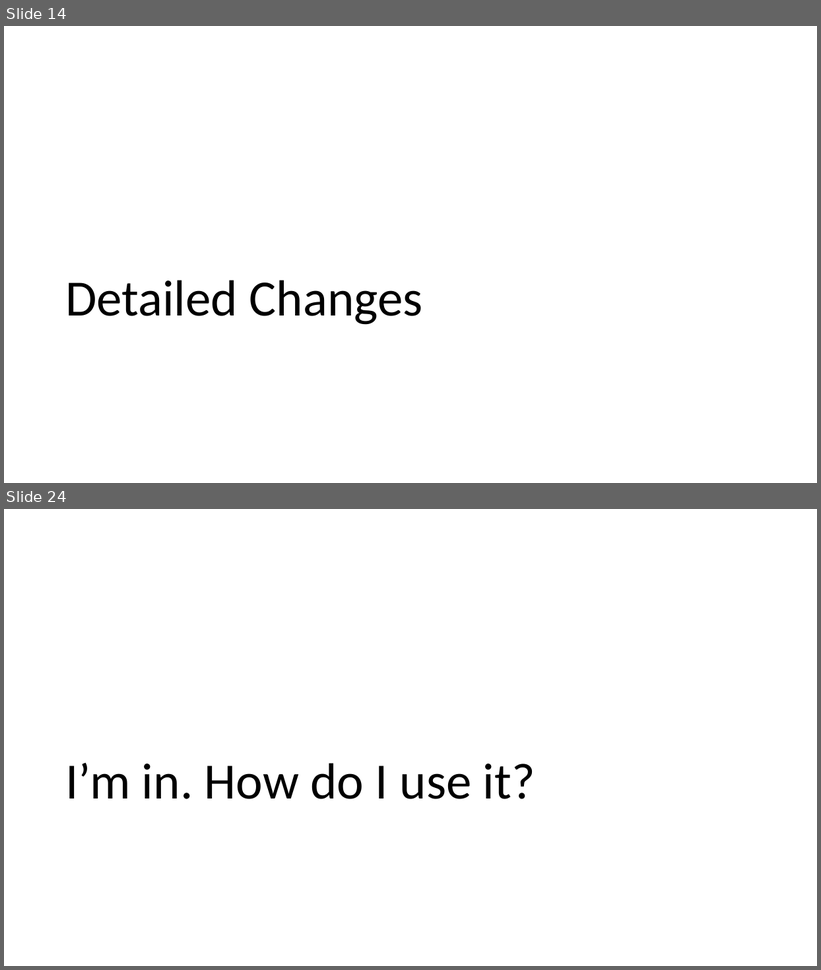
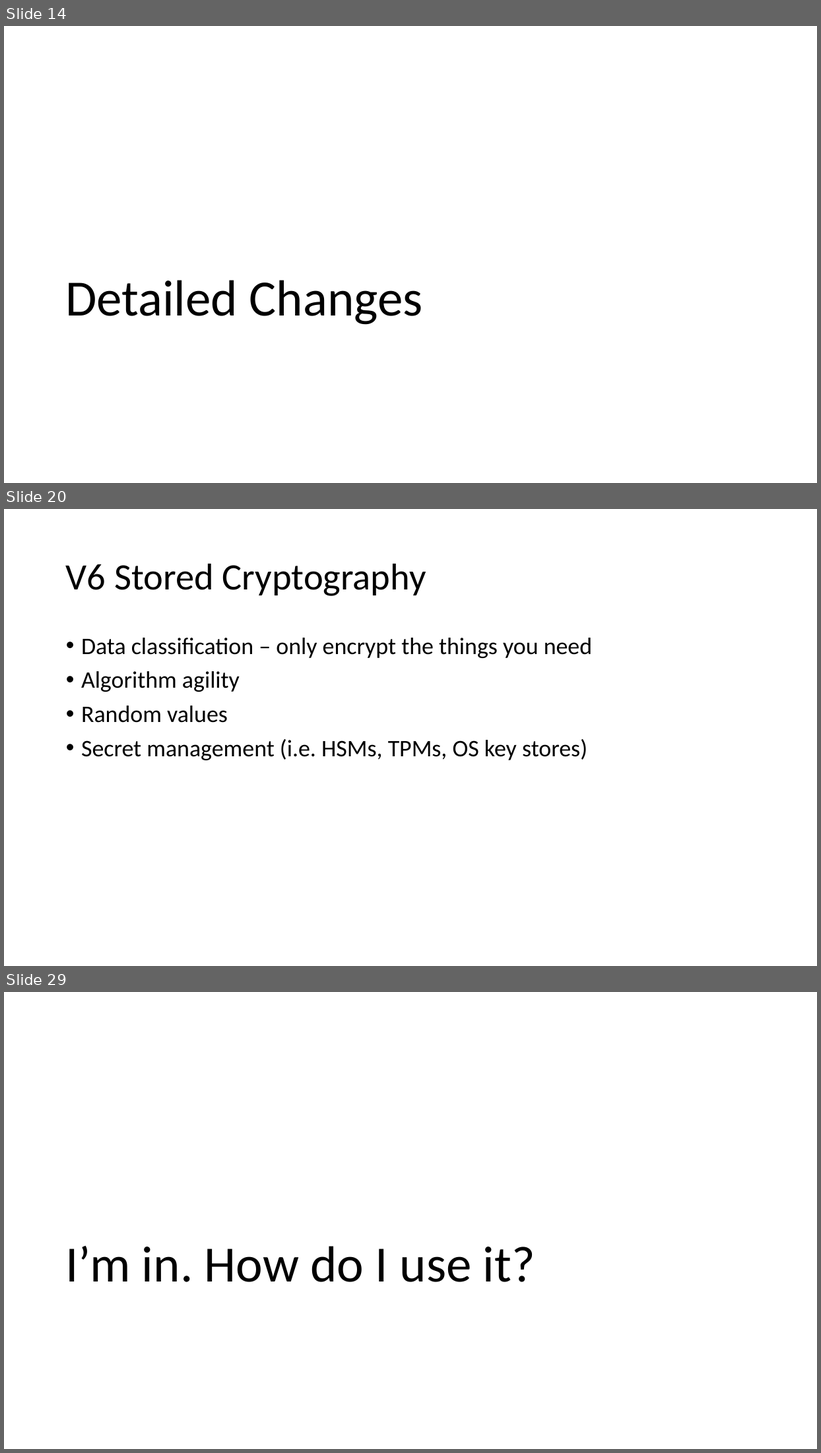
Before and after one commit to OWASP/ASVS, a slide deck: 4.0/presentations/NullCon 2019 ASVS 4.0 Release.pptx. Shown one above the other, each under a label of ours: slides 14 and 24 before the commit, slides 14, 20 and 29 after it; the slides between them are not shown. The pictures are 821x970 and 821x1453 pixels, drawn with LibreOffice and Linux fonts; fonts in the diff are those of the drawing; background and template pictures are left out. Boxes give left, top, right and bottom in pixels: in the first picture for what was removed or moved away, otherwise in the second. Text is boxed around its words. In the diff, an @@ line names an element or a change of style, - is before the commit and + after.

```diff
--- a/4.0/presentations/NullCon 2019 ASVS 4.0 Release.pptx
+++ b/4.0/presentations/NullCon 2019 ASVS 4.0 Release.pptx
@@ slide 20 added at [4, 509, 817, 966], background picture (left out) @@
@@ title added at [66, 563, 426, 596], 44 pt, text #000000 @@
+V6 Stored Cryptography
@@ text added at [81, 638, 592, 760], 28 pt, text #000000 @@
+• Data classification – only encrypt the things you need
+• Algorithm agility
+• Random values
+• Secret management (i.e. HSMs, TPMs, OS key stores)
@@ what was slide 24 is now slide 29 @@
```
Also in this commit, not shown: 10 slides changed, 4 other slides added.
